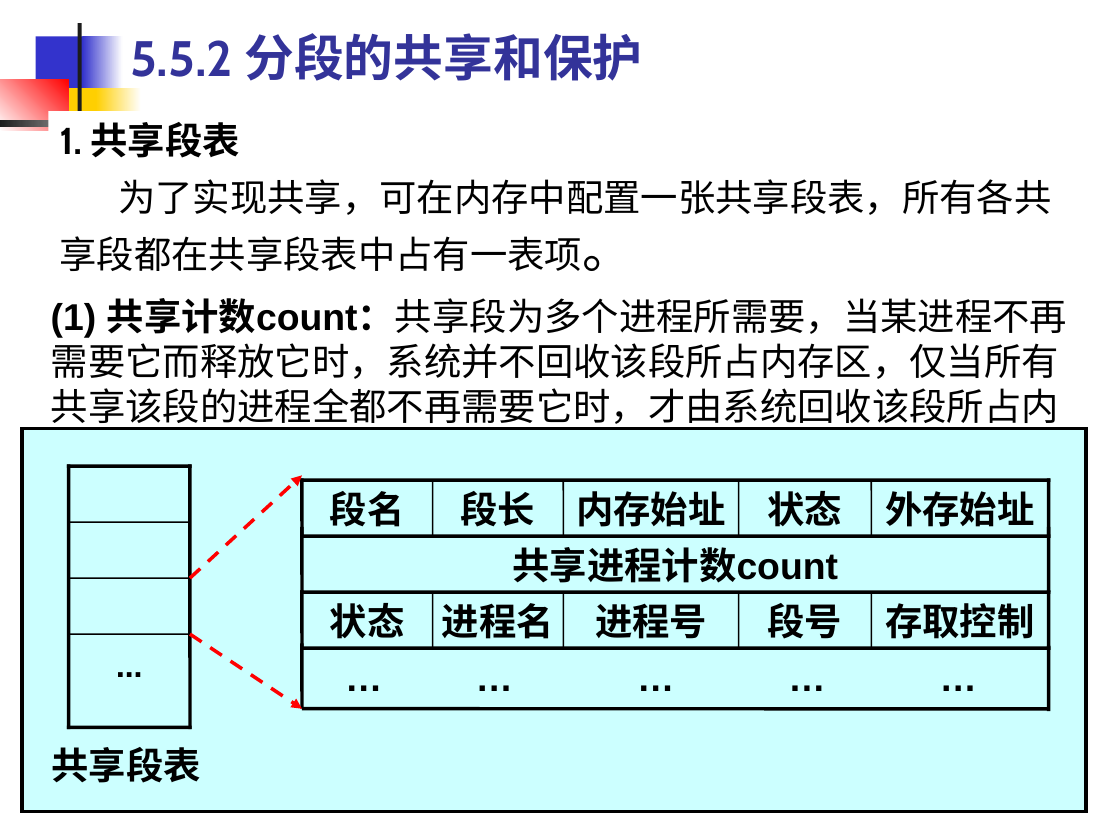
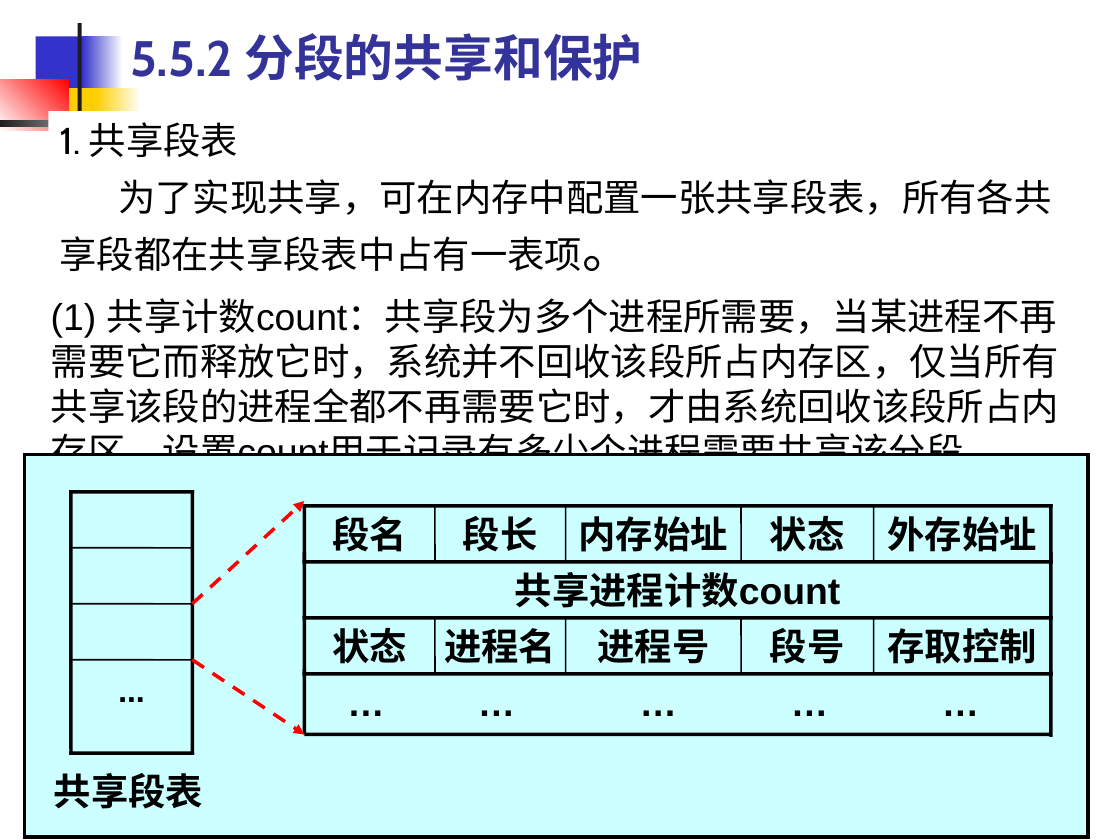
Before and after one commit to edu2act/course-OS, a slide deck: slide 55 of materials/slides/OS_Chap 5.ppt. Drawn at 1120x840 pixels with LibreOffice and Linux fonts; fonts in the diff are those of the drawing. Boxes give left, top, right and bottom in pixels: in the first picture for what was removed or moved away, otherwise in the second. Text is boxed around its words. In the diff, an @@ line names an element or a change of style, - is before the commit and + after.

```diff
--- a/materials/slides/OS_Chap 5.ppt
+++ b/materials/slides/OS_Chap 5.ppt
@@ text at <box>60,122,238,157</box>: bold off in "1. 共享段表" @@
@@ text "(1) 共享计数count：共享段为多个进程所需要，当某进程不再需要它而释放它时，系统并不回收该段所占内存区，仅当所有共 ..." at <box>51,298,1059,456</box>: bold off in "(1) 共享计数count：共享段为多个进程所需要，当某进程不再需要它而释放它时，系统并不回收该段所占内存区，仅当所有共 ..." @@
@@ text "(2) 存取控制字段：对于一个共享段，应给不同的进程以不同的存取权限。" at <box>59,490,1048,683</box>: bold off @@
@@ 2 texts, 2 lines: place and size @@
-2 texts, 2 lines at <box>739,480,843,648</box>
+2 texts, 2 lines at <box>741,506,845,674</box>
@@ 26 lines, 12 texts, 2 arrows, 1 rectangle: place and size @@
-26 lines, 12 texts, 2 arrows, 1 rectangle at <box>22,429,1086,812</box>
+26 lines, 12 texts, 2 arrows, 1 rectangle at <box>25,455,1089,838</box>
```
Also in this commit, not shown: 29 other slides changed, 3 other files.
